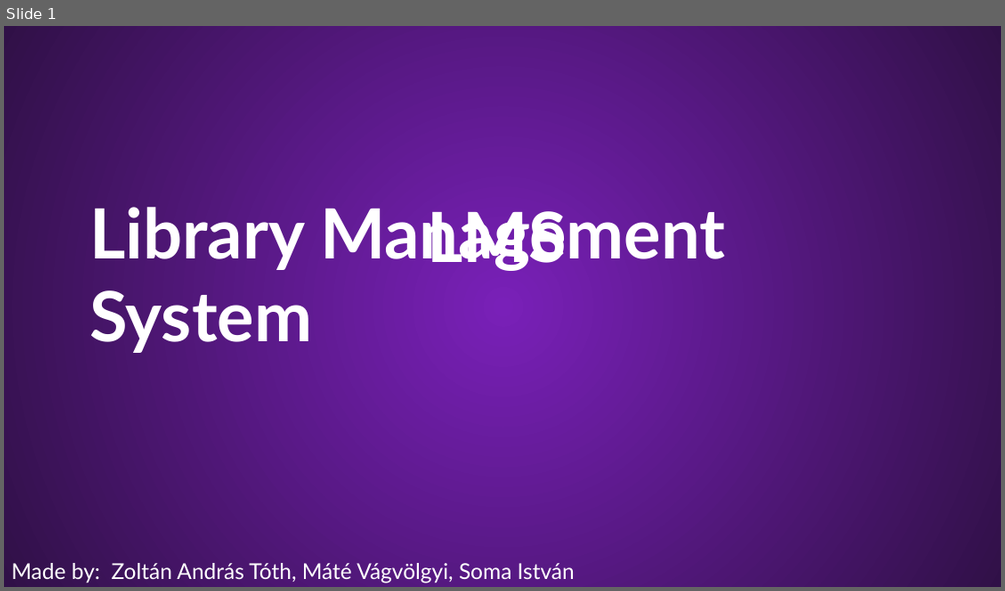
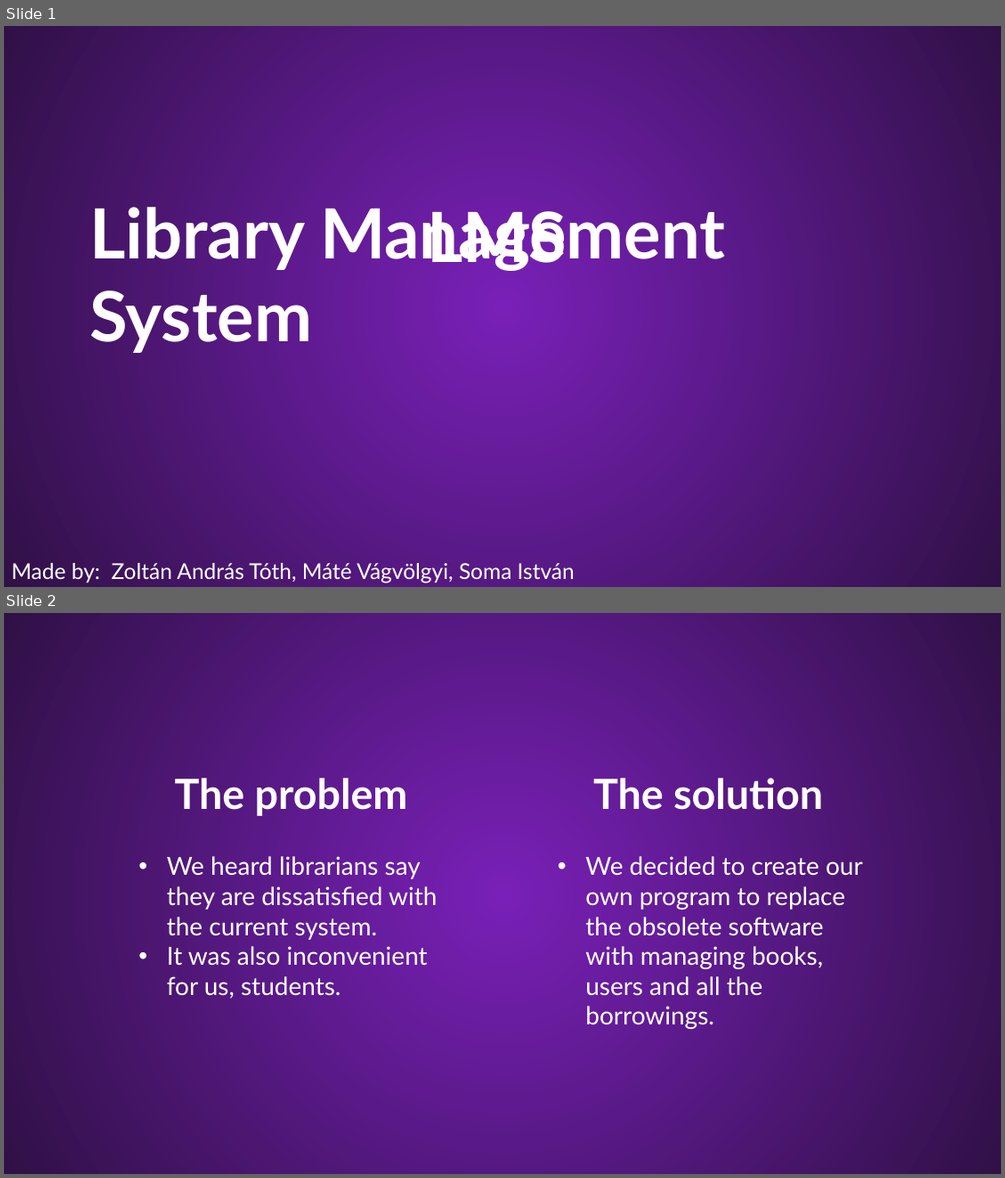
Before and after one commit to Palacsinta002/LMS, a slide deck: Presentation/LMS Presentation.pptx. Shown one above the other, each under a label of ours: slide 1 before the commit, slides 1 and 2 after it. The pictures are 1005x591 and 1005x1178 pixels, drawn with LibreOffice and Linux fonts; fonts in the diff are those of the drawing; background and template pictures are left out. Boxes give left, top, right and bottom in pixels: in the first picture for what was removed or moved away, otherwise in the second. Text is boxed around its words. In the diff, an @@ line names an element or a change of style, - is before the commit and + after.

```diff
--- a/Presentation/LMS Presentation.pptx
+++ b/Presentation/LMS Presentation.pptx
@@ slide 2 added at <box>4,613,1001,1174</box>, background #54167F; not listed: 1 template element that a slide beside it also shows @@
@@ title added at <box>175,778,408,816</box>, 40 pt, text #FFFFFF, bold @@
+The problem
@@ text added at <box>593,778,823,810</box>, 40 pt, text #FFFFFF, bold @@
+The solution
@@ text added at <box>167,856,437,998</box>, 24 pt, text #FFFFFF @@
+• We heard librarians say they are dissatisfied with the current system.
+• It was also inconvenient for us, students.
@@ text added at <box>585,856,863,1029</box>, 24 pt, text #FFFFFF @@
+• We decided to create our own program to replace the obsolete software with managing books, users and all the borrowings.
```
Also in this commit, not shown: 1 slide changed, 1 other slide added, 1 slide removed, 1 other file.
